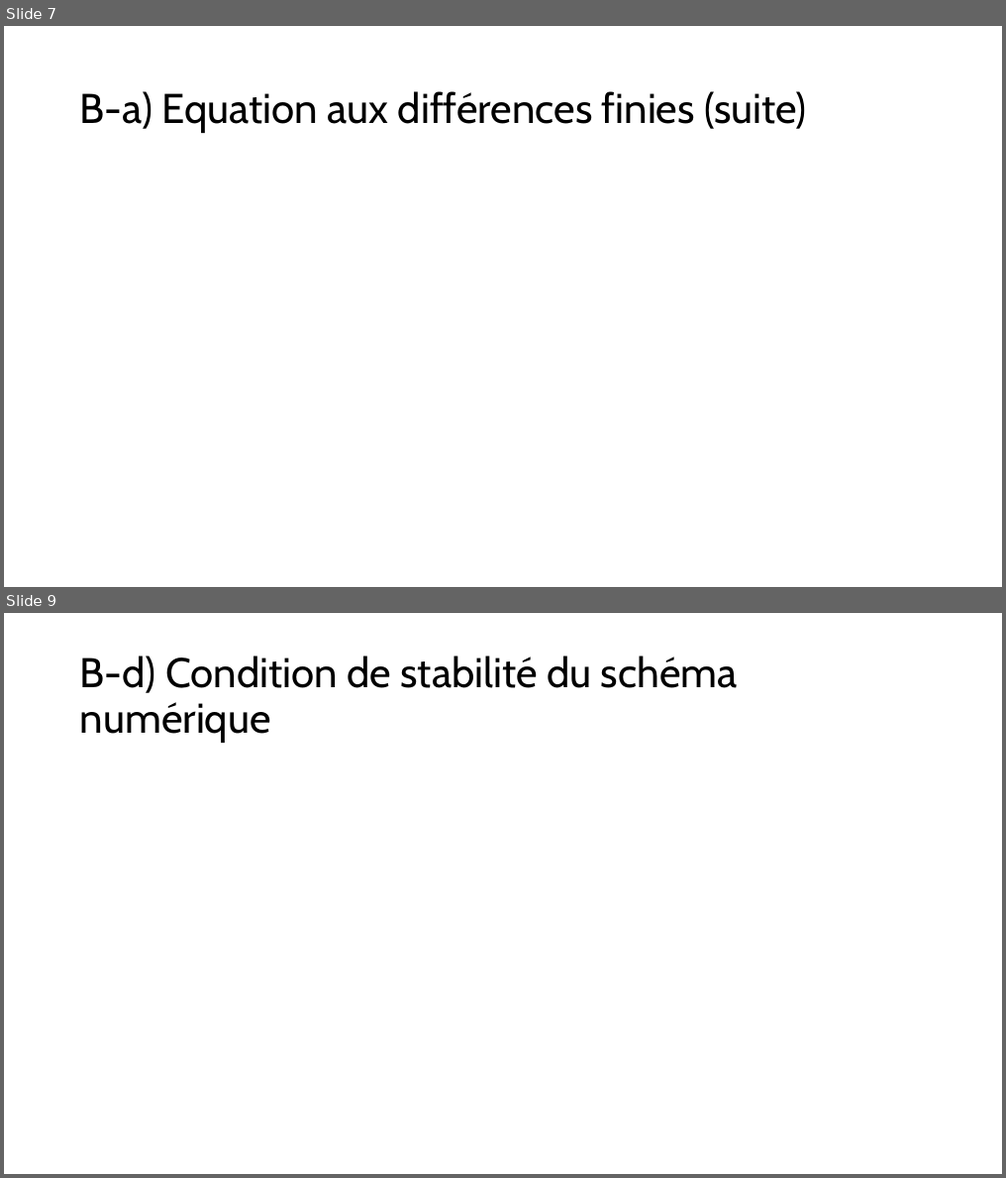
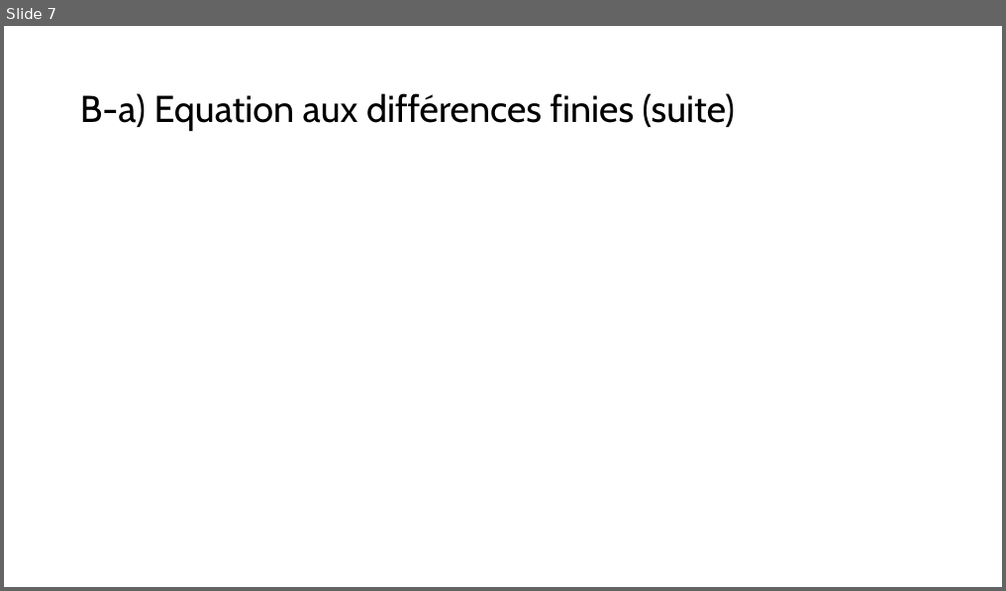
Before and after one commit to mehdibendaya/MEC8211-DEV1, a slide deck: Devoir_1.pptx. Shown one above the other, each under a label of ours: slides 7 and 9 before the commit, slide 7 after it; the slides between them are not shown. The pictures are 1006x1178 and 1006x591 pixels, drawn with LibreOffice and Linux fonts; fonts in the diff are those of the drawing; grey boxes stand for pictures. Boxes give left, top, right and bottom in pixels: in the first picture for what was removed or moved away, otherwise in the second. Text is boxed around its words. In the diff, an @@ line names an element or a change of style, - is before the commit and + after.

```diff
--- a/Devoir_1.pptx
+++ b/Devoir_1.pptx
@@ slide 9 removed at (4,613,1002,1174), background #FFFFFF @@
@@ title removed at (80,656,738,743) @@
-B-d) Condition de stabilité du schéma numérique
@@ slide 7 changed as well @@
@@ title "B-a) Equation aux différences finies ..." at (80,93,735,131): size 40 to 36 pt @@
```
Also in this commit, not shown: 15 other slides changed, 2 slides added, 6 other slides removed.
